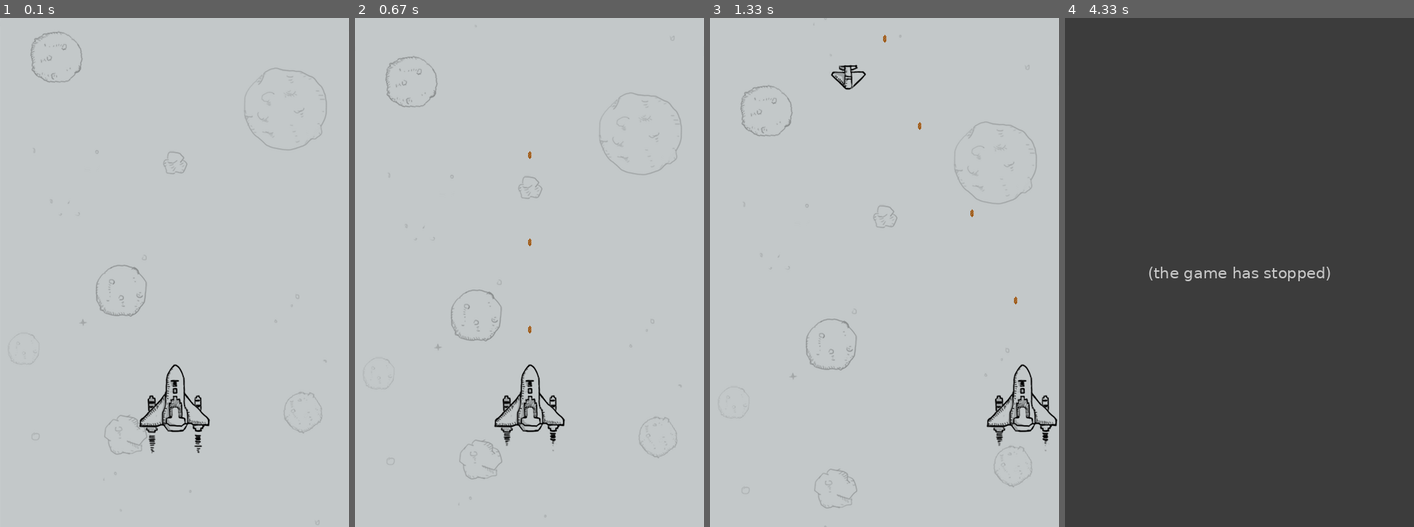
Above: before the commit, frames 1-4 (left to right).
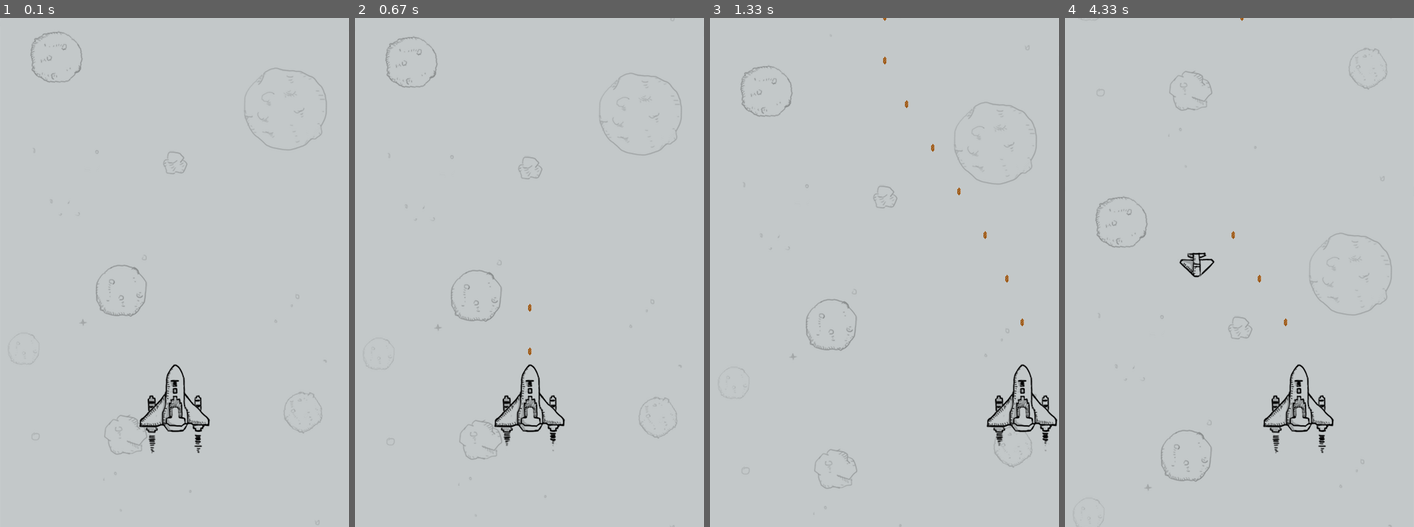
Above: after the commit, the same moments.

Repository: heiheiyuan/PlaneGame
Game: pygame game, started from plane_main.py
The game is run twice, just before and just after one commit, with the same random seed, the same clock (stepped at 60 frames per second) and the same inputs.
Inputs (mouse positions are in pixels of both pictures, inside the frame that each line leads up to):
- Up to frame 1 (0.1 s): no input
- Up to frame 2 (0.67 s): press the mouse at (529, 236) at 0.37 s; move the mouse to (543, 191) at 0.47 s; release the mouse at (560, 150) at 0.6 s
- Up to frame 3 (1.33 s): hold Right 0.67-1.13 s; hold Right from 1.17 s (still down)
- Up to frame 4 (4.33 s): release Right at 1.63 s; hold Left 1.67-2.2 s; hold Left 2.23-2.63 s; hold Right 2.67-3.3 s; hold Left 3.33-3.8 s; hold Right 3.83-4.3 s

Frame 1 is identical in both runs. In frame 2, 1.2% of the frame differs, in the area x 8-94%, y 3-100%; in frame 3, 1.5%; in frame 4, 100%, in the area x 0-100%, y 0-100%.
Before the commit the program exited at 3.85 s; later frames show no game.

Commit message:
添加重新开始结束游戏按钮

Diff:
--- a/plane_main.py
+++ b/plane_main.py
@@ -25,18 +25,22 @@
 PER_ENEMY_TIME = 1000
 
 # 子弹发射间隔时长
-PER_BULLET_TIME = 200
+PER_BULLET_TIME = 100
+
+# 游戏实例
+instance = None
 
 
 class PlaneGame(object):
     """
     飞机大战主游戏入口
     """
-
     def __init__(self):
         """
         游戏初始化
         """
+        # 游戏是否运行
+        self.running = False
         # 创建游戏窗口
         self.screen = pygame.display.set_mode(SCREEN_SIZE.size)
         # 创建时钟
@@ -50,6 +54,7 @@
         """
         游戏开始
         """
+        self.running = True
         while 1:
             # 设置刷新频率
             self.clock.tick(FRAME_PRE_SEC)
@@ -88,6 +93,17 @@
 
         # 设置子弹发射定时任务
         pygame.time.set_timer(HERO_FIRE_EVENT, PER_BULLET_TIME)
+
+    @staticmethod
+    def __stop_user_event():
+        """
+        取消定时任务
+        """
+        # 设置敌机出现定时任务
+        pygame.time.set_timer(CREATE_ENEMY_EVENT, 0)
+
+        # 设置子弹发射定时任务
+        pygame.time.set_timer(HERO_FIRE_EVENT, 0)
 
     def __create_sprites(self):
         """
@@ -105,6 +121,18 @@
         # 英雄组
         self.hero = Hero()
         self.hero_group = pygame.sprite.Group(self.hero)
+
+        self.running_list = [self.bg_group, self.enemy_group, self.destroy_enemy_group, self.hero_group,
+                             self.hero.bullet_group]
+        # 重新开始游戏
+        self.again = Again()
+        self.again_group = pygame.sprite.Group(self.again)
+
+        # 结束游戏
+        self.quit = Quit()
+        self.quit_group = pygame.sprite.Group(self.quit)
+
+        self.stop_list = [self.again_group, self.quit_group]
 
     def __event_handler(self):
         """
@@ -123,16 +151,34 @@
                 # 集体自爆
                 for enemy in self.enemy_group.sprites():
                     enemy.destroied()
+        # 检测用户鼠标操作 如果用户按下鼠标左键
+        if pygame.mouse.get_pressed()[0]:
+            # 获取鼠标坐标
+            pos = pygame.mouse.get_pos()
+            # 获取结束游戏 重新开始按钮区域坐标
+            quit_rect = self.quit.rect
+            again_rect = self.again.rect
+            if quit_rect.left < pos[0] < quit_rect.right \
+                    and quit_rect.top < pos[1] < quit_rect.bottom:
+                # 结束游戏
+                PlaneGame.__game_over()
+            elif again_rect.left < pos[0] < again_rect.right \
+                    and again_rect.top < pos[1] < again_rect.bottom:
+                print("点击了重新开始")
+                # 重新开始游戏
+                global instance
+                instance = PlaneGame()
+                instance.start_game()
 
         if self.hero.can_destroied:
-            PlaneGame.__game_over()
-
-        # 通过pygame.key 获取用户按键
-        keys_pressed = pygame.key.get_pressed()
-
-        direct = keys_pressed[pygame.K_RIGHT] - keys_pressed[pygame.K_LEFT]
-
-        self.hero.speed = [direct * 6, 0]
+            self.running = False
+        else:
+            # 通过pygame.key 获取用户按键
+            keys_pressed = pygame.key.get_pressed()
+
+            direct = keys_pressed[pygame.K_RIGHT] - keys_pressed[pygame.K_LEFT]
+
+            self.hero.speed = [direct * 6, 0]
 
     def __check_collide(self):
         """
@@ -150,21 +196,31 @@
                 enemy.destroied()
 
         # 敌机撞毁英雄
-        for hero in pygame.sprite.spritecollide(self.hero, self.enemy_group, True):
+        hero = pygame.sprite.spritecollide(self.hero, self.enemy_group, True)
+        if len(hero) > 0:
             self.hero.destroied()
 
     def __update_sprites(self):
         """
         更新精灵组
         """
-        for group in [self.bg_group, self.enemy_group, self.hero_group, self.hero.bullet_group,
-                      self.destroy_enemy_group]:
-            group.update()
-            group.draw(self.screen)
+        if self.running:
+            for group in [self.bg_group, self.enemy_group, self.hero_group, self.hero.bullet_group,
+                          self.destroy_enemy_group]:
+                group.update()
+                group.draw(self.screen)
+        else:
+            # 停止定时任务
+            PlaneGame.__stop_user_event()
+            # 清空背景等精灵，生成退出游戏重新开始按钮
+            for group in self.running_list:
+                group.empty()
+            for group in self.stop_list:
+                group.update()
+                group.draw(self.screen)
 
 
 if __name__ == '__main__':
     # 创建游戏对象
-    game = PlaneGame()
-    # 开始游戏
-    game.start_game()
+    instance = PlaneGame()
+    instance.start_game()
--- a/plane_sprites.py
+++ b/plane_sprites.py
@@ -44,6 +44,26 @@
         return images
 
 
+class Again(GameSprite):
+    """
+    重新开始
+    """
+    def __init__(self):
+        super().__init__("./images/again.png", speed=[0, 0])
+        self.rect.centerx = SCREEN_SIZE.centerx
+        self.rect.centery = SCREEN_SIZE.centery - 50
+
+
+class Quit(GameSprite):
+    """
+    退出游戏
+    """
+    def __init__(self):
+        super().__init__("./images/gameover.png", speed=[0, 0])
+        self.rect.centerx = SCREEN_SIZE.centerx
+        self.rect.centery = SCREEN_SIZE.centery + 50
+
+
 class BackGround(GameSprite):
     """
     背景类
@@ -118,8 +138,10 @@
         if self.is_loop_show:
             self.show_image_index %= len(self.images)
         elif self.show_image_index > count - 1:
-            self.show_image_index = count - 1
+            # self.show_image_index = count - 1
             self.can_destroied = True
+            self.kill()
+            return
 
         current_index = int(self.show_image_index)
         print("current_index = %d" % current_index)
@@ -168,7 +190,6 @@
             self.rect.left = 0
         elif self.rect.right > SCREEN_SIZE.right:
             self.rect.right = SCREEN_SIZE.right
-        pass
 
     def fire(self):
         """
